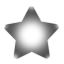
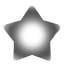
Layered file, before and after one edit (64px x 64px). Changes by layer:
added layer "Layer 4" above "Polygon 2" over 7, 10, 58, 60
added layer "Polygon 2" above "Polygon 1" over 2, 5, 61, 61
hid "Polygon 1", moved it above "Layer 3" over 3, 5, 60, 60
hid "Layer 3" over 2, 5, 61, 61
